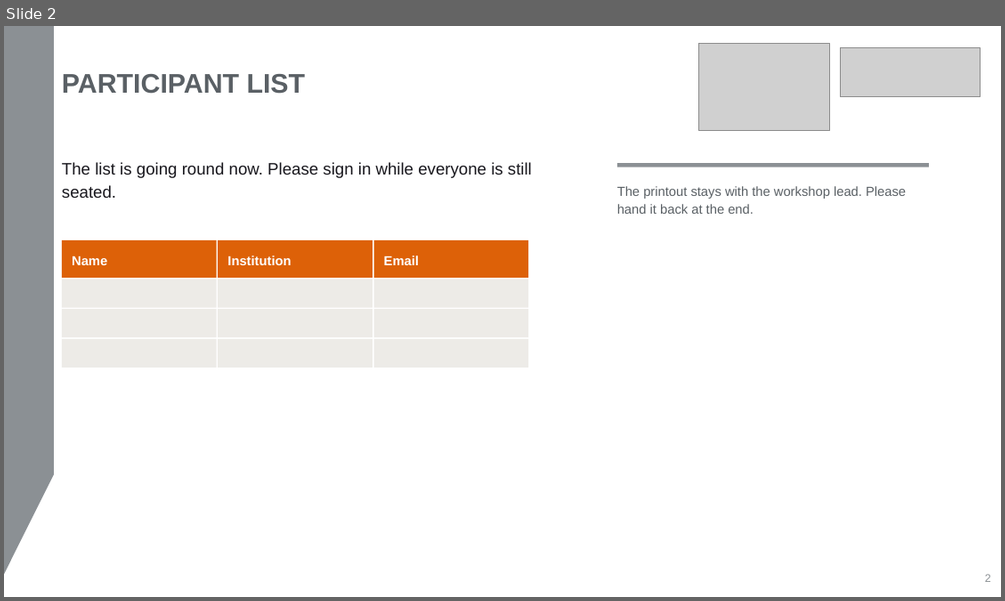
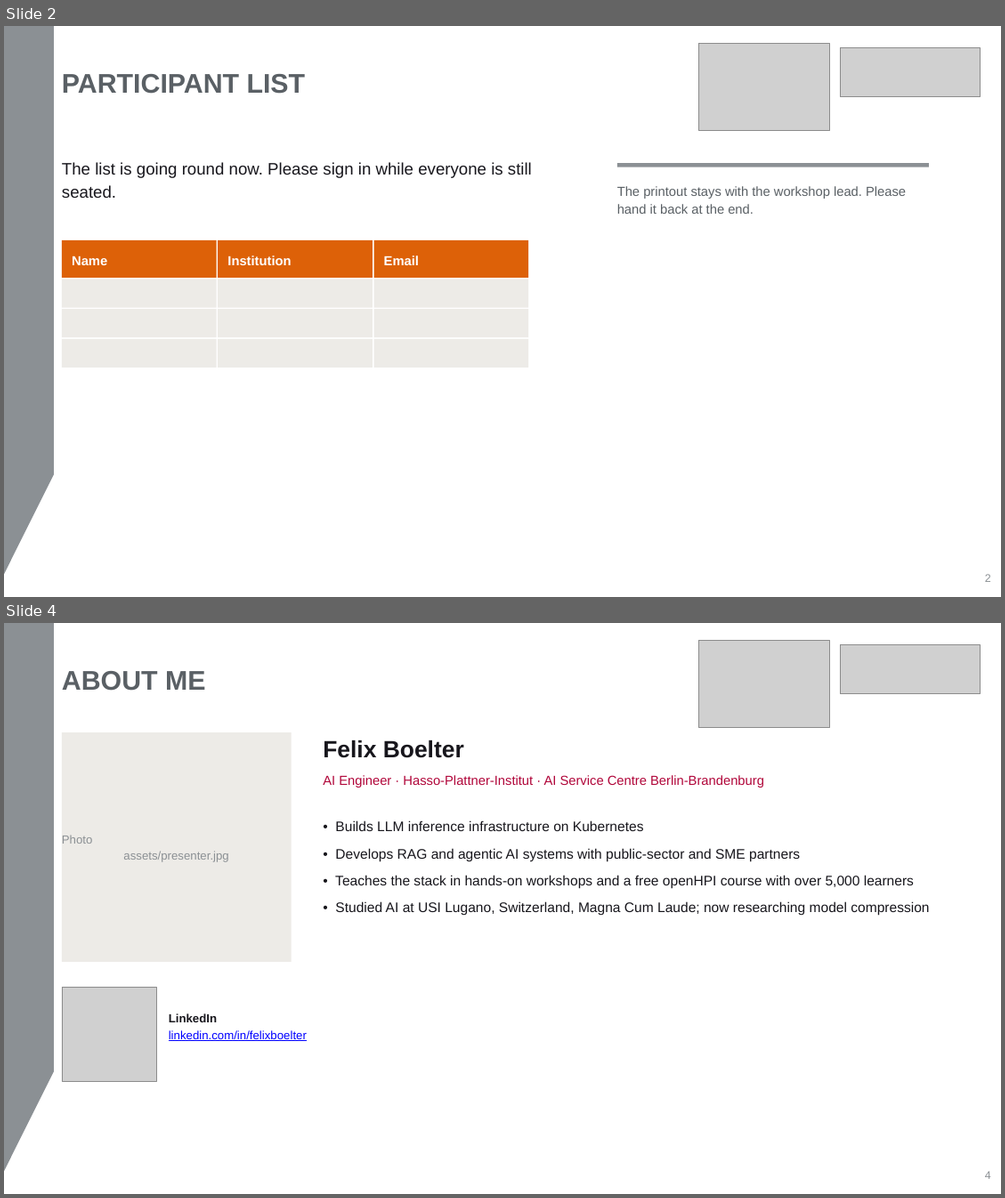
Before and after one commit to aihpi/workshop-rag-basics, a slide deck: workshop/slides/rag-workshop.pptx. Shown one above the other, each under a label of ours: slide 2 before the commit, slides 2 and 4 after it; the slides between them are not shown. The pictures are 1005x601 and 1005x1198 pixels, drawn with LibreOffice and Linux fonts; fonts in the diff are those of the drawing; grey boxes stand for pictures. Boxes give left, top, right and bottom in pixels: in the first picture for what was removed or moved away, otherwise in the second. Text is boxed around its words. In the diff, an @@ line names an element or a change of style, - is before the commit and + after.

Commit message:
workshop: the official title, an about-me slide, and basic evaluation
The submitted description promises basic RAG evaluation, so the wrap-up
now explains faithfulness and relevance as the template measures them.
README links the getting-started guide participants are asked to do.

```diff
--- a/workshop/slides/rag-workshop.pptx
+++ b/workshop/slides/rag-workshop.pptx
@@ slide 4 added at (4,623,1001,1194), background #FFFFFF @@
@@ freeform shape added at (4,623,54,1171), fill #8B9094 @@
@@ picture added at (699,641,829,728) @@
@@ picture added at (840,644,979,694) @@
@@ text added at (62,671,205,691), 39 pt, text #5A6065, bold @@
+ABOUT ME
@@ rectangle added at (62,732,291,962), fill #EDEBE7 @@
@@ text added at (323,740,464,758), 34 pt, text #17161C, bold @@
+Felix Boelter
@@ text added at (323,775,764,788), 19 pt, text #B1063A @@
+AI Engineer · Hasso-Plattner-Institut · AI Service Centre Berlin-Brandenburg
@@ text added at (62,836,228,862), 17 pt, text #8B9094 @@
+Photo
+assets/presenter.jpg
@@ text added at (335,821,929,915), 20 pt, text #17161C @@
+• Builds LLM inference infrastructure on Kubernetes
+• Develops RAG and agentic AI systems with public-sector and SME partners
+• Teaches the stack in hands-on workshops and a free openHPI course with over 5,000 learners
+• Studied AI at USI Lugano, Switzerland, Magna Cum Laude; now researching model compression
@@ picture added at (62,987,156,1081) @@
@@ text added at (169,1014,307,1041), 17 pt, text #0000FF, underline @@
+LinkedIn
+linkedin.com/in/felixboelter
@@ text added at (985,1171,991,1179), 16 pt, text #8B9094 @@
+4
```
Also in this commit, not shown: 25 slides changed, 1 other slide added, 3 other files.
